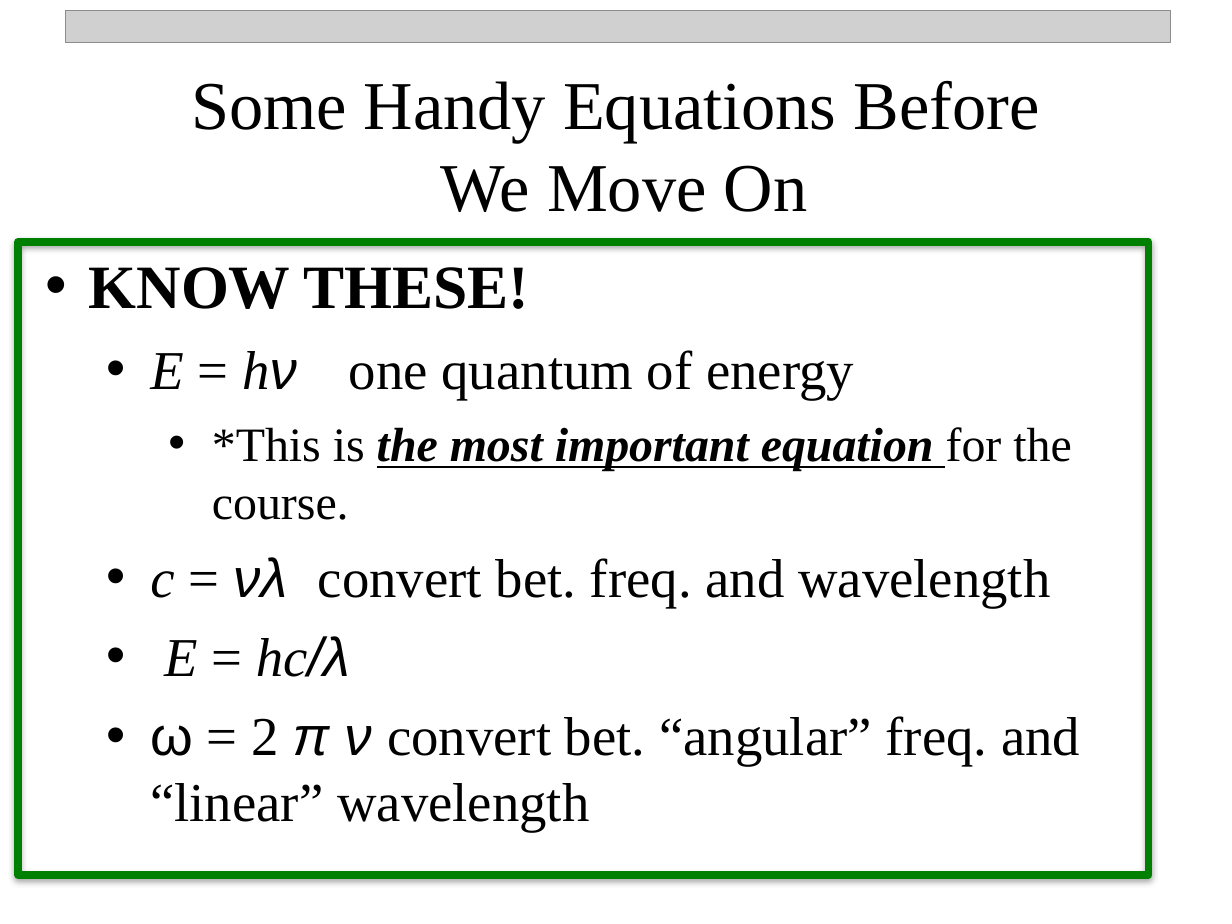
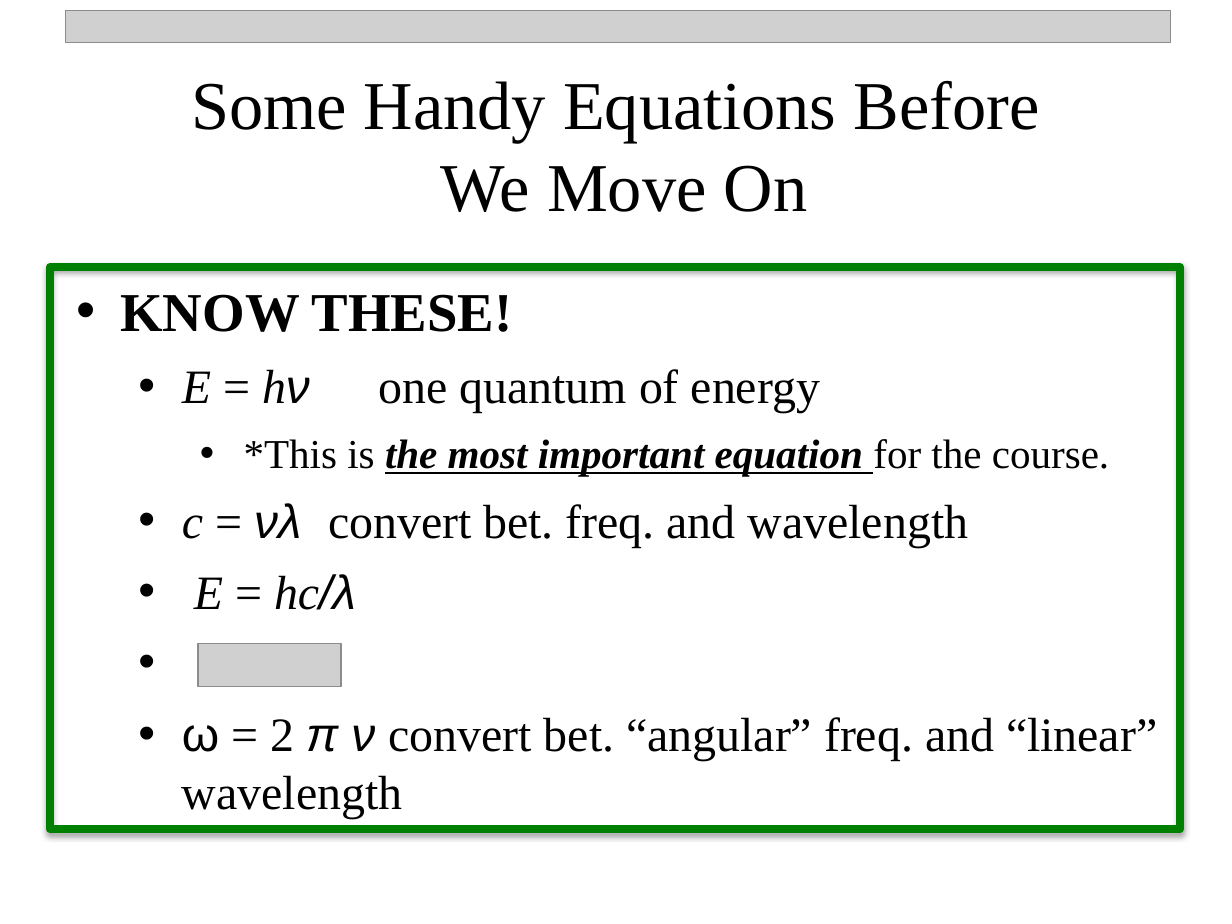
Before and after one commit to npetraco/CHE302, a slide deck: slide 20 of Notes/3_Quantum_TheoryII.pptx (slide 13 before the commit). Drawn at 1232x924 pixels with LibreOffice and Linux fonts; fonts in the diff are those of the drawing; grey boxes stand for pictures. Boxes give left, top, right and bottom in pixels: in the first picture for what was removed or moved away, otherwise in the second. Text is boxed around its words. In the diff, an @@ line names an element or a change of style, - is before the commit and + after.

```diff
--- a/Notes/3_Quantum_TheoryII.pptx
+++ b/Notes/3_Quantum_TheoryII.pptx
@@ rectangle resized from (x1=18, y1=241, x2=1148, y2=875) to (x1=49, y1=267, x2=1179, y2=829) @@
@@ text "KNOW THESE!" moved from (x1=89, y1=267, x2=1080, y2=832) to (x1=120, y1=294, x2=1157, y2=819) @@
@@ text "KNOW THESE!" at (x1=120, y1=294, x2=1157, y2=819): size 36 to 32 pt in "KNOW THESE!"; size 32 to 28 pt in "E = hν one quantum of energy", "c = νλ convert bet. freq. and ...", "E = hc/λ", "ω = 2 π ν convert bet. ..."; size 28 to 24 pt in "*This is the most important equation for ..." @@
@@ picture added at (x1=198, y1=643, x2=341, y2=686) @@
```
Also in this commit, not shown: 3 other slides changed, 5 slides added, 4 other files.
